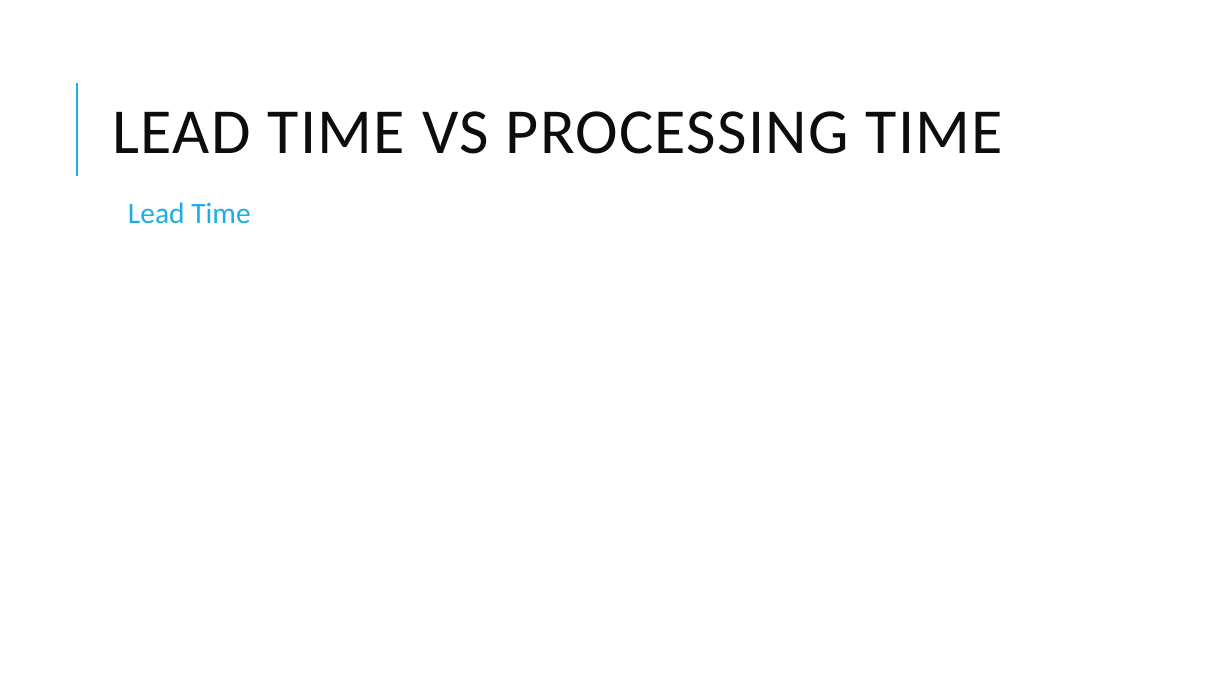
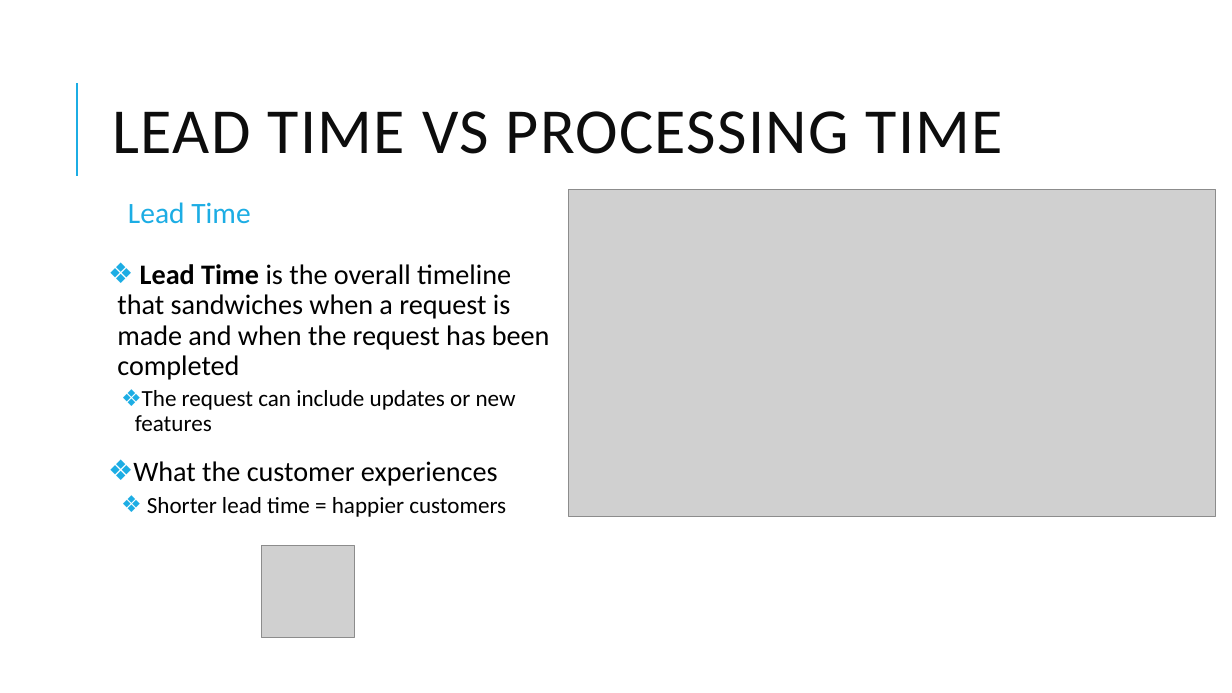
Before and after one commit to D-Faison/csd-380, a slide deck: slide 4 of module-1/Faison_1_2_TechnologyValueStream.pptx. Drawn at 1232x693 pixels with LibreOffice and Linux fonts; fonts in the diff are those of the drawing; grey boxes stand for pictures. Boxes give left, top, right and bottom in pixels: in the first picture for what was removed or moved away, otherwise in the second. Text is boxed around its words. In the diff, an @@ line names an element or a change of style, - is before the commit and + after.

```diff
--- a/module-1/Faison_1_2_TechnologyValueStream.pptx
+++ b/module-1/Faison_1_2_TechnologyValueStream.pptx
@@ picture added at [569,189,1216,517] @@
@@ text added at [117,264,550,517], 22 pt, text #000000 @@
+❖ Lead Time is the overall timeline that sandwiches when a request is made and when the request has been completed
+  ❖ The request can include updates or new features
+❖ What the customer experiences
+  ❖ Shorter lead time = happier customers
@@ picture added at [262,545,354,638] @@
```
Also in this commit, not shown: 5 other slides changed, 2 slides added.
